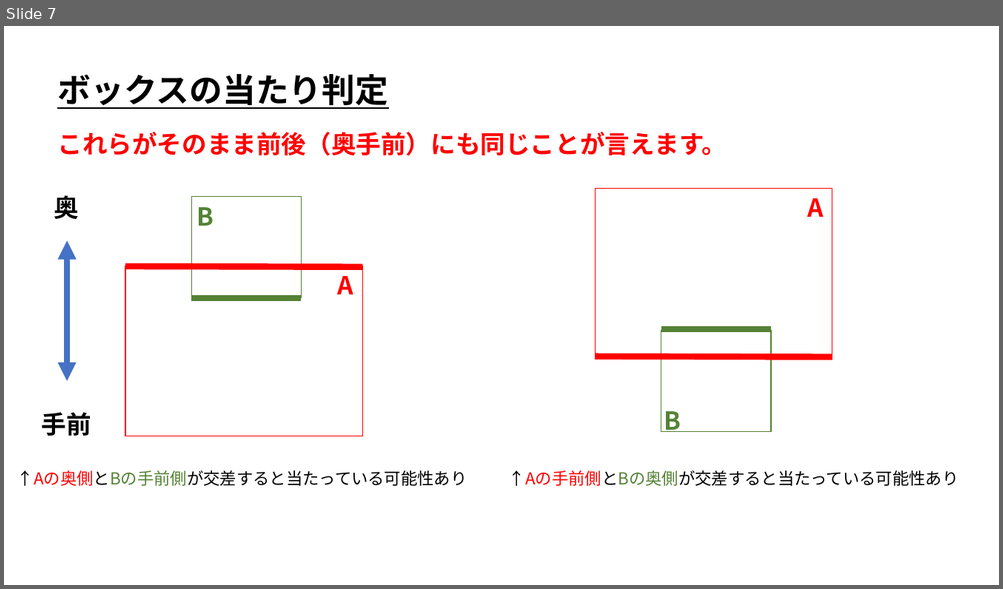
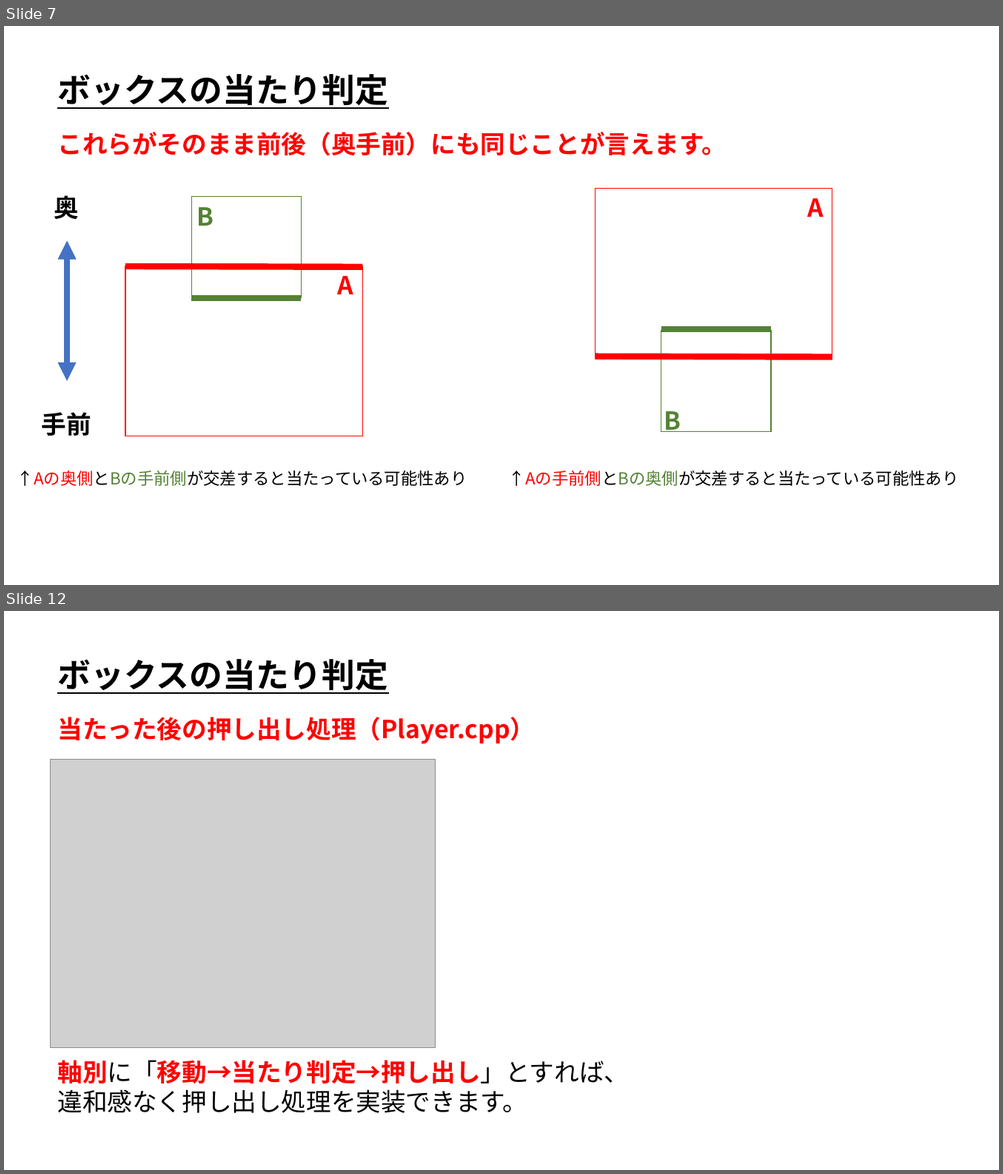
Before and after one commit to ArakiYusuke-Ohara/Textbook, a slide deck: ゲーム科2年/00_前期/ゲーム開発Ⅰ/07_ボックスの当たり判定（AABB）.pptx. Shown one above the other, each under a label of ours: slide 7 before the commit, slides 7 and 12 after it; the slides between them are not shown. The pictures are 1003x589 and 1003x1174 pixels, drawn with LibreOffice and Linux fonts; fonts in the diff are those of the drawing; grey boxes stand for pictures. Boxes give left, top, right and bottom in pixels: in the first picture for what was removed or moved away, otherwise in the second. Text is boxed around its words. In the diff, an @@ line names an element or a change of style, - is before the commit and + after.

Commit message:
ボックスの当たり判定の押し出し実装。AABB管理修正。

```diff
--- a/ゲーム科2年/00_前期/ゲーム開発Ⅰ/07_ボックスの当たり判定（AABB）.pptx
+++ b/ゲーム科2年/00_前期/ゲーム開発Ⅰ/07_ボックスの当たり判定（AABB）.pptx
@@ slide 12 added at (x1=4, y1=611, x2=999, y2=1170), background #FFFFFF @@
@@ text added at (x1=57, y1=659, x2=388, y2=694), 32 pt, text #000000, bold, underline @@
+ボックスの当たり判定
@@ text added at (x1=57, y1=717, x2=535, y2=744), 24 pt, text #FF0000, bold @@
+当たった後の押し出し処理（Player.cpp）
@@ picture added at (x1=51, y1=760, x2=435, y2=1048) @@
@@ text added at (x1=58, y1=1060, x2=629, y2=1113), 24 pt, text #000000 @@
+軸別に「移動→当たり判定→押し出し」とすれば、
+違和感なく押し出し処理を実装できます。
```
Also in this commit, not shown: 5 slides changed, 1 other slide added, 26 other files.
